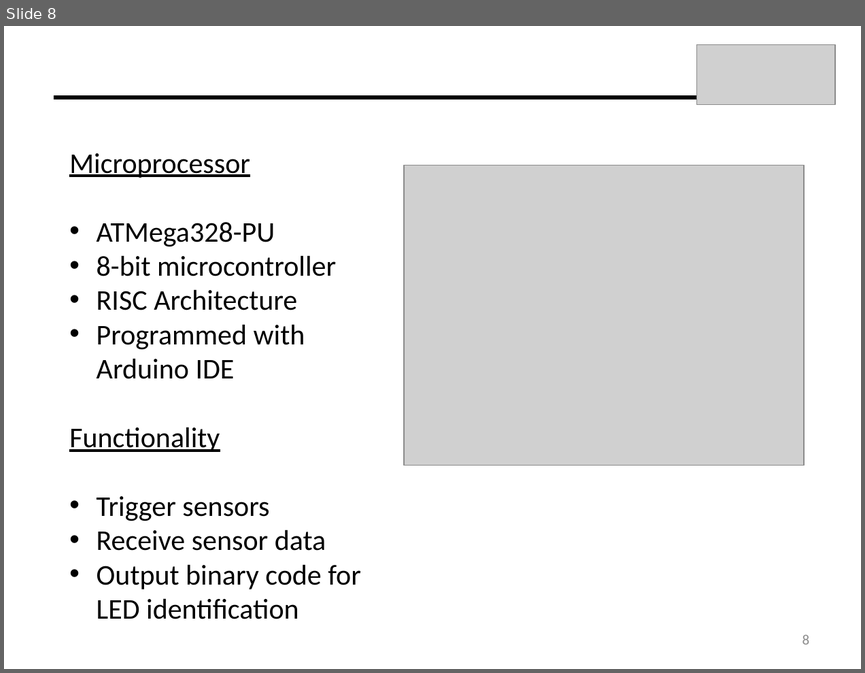
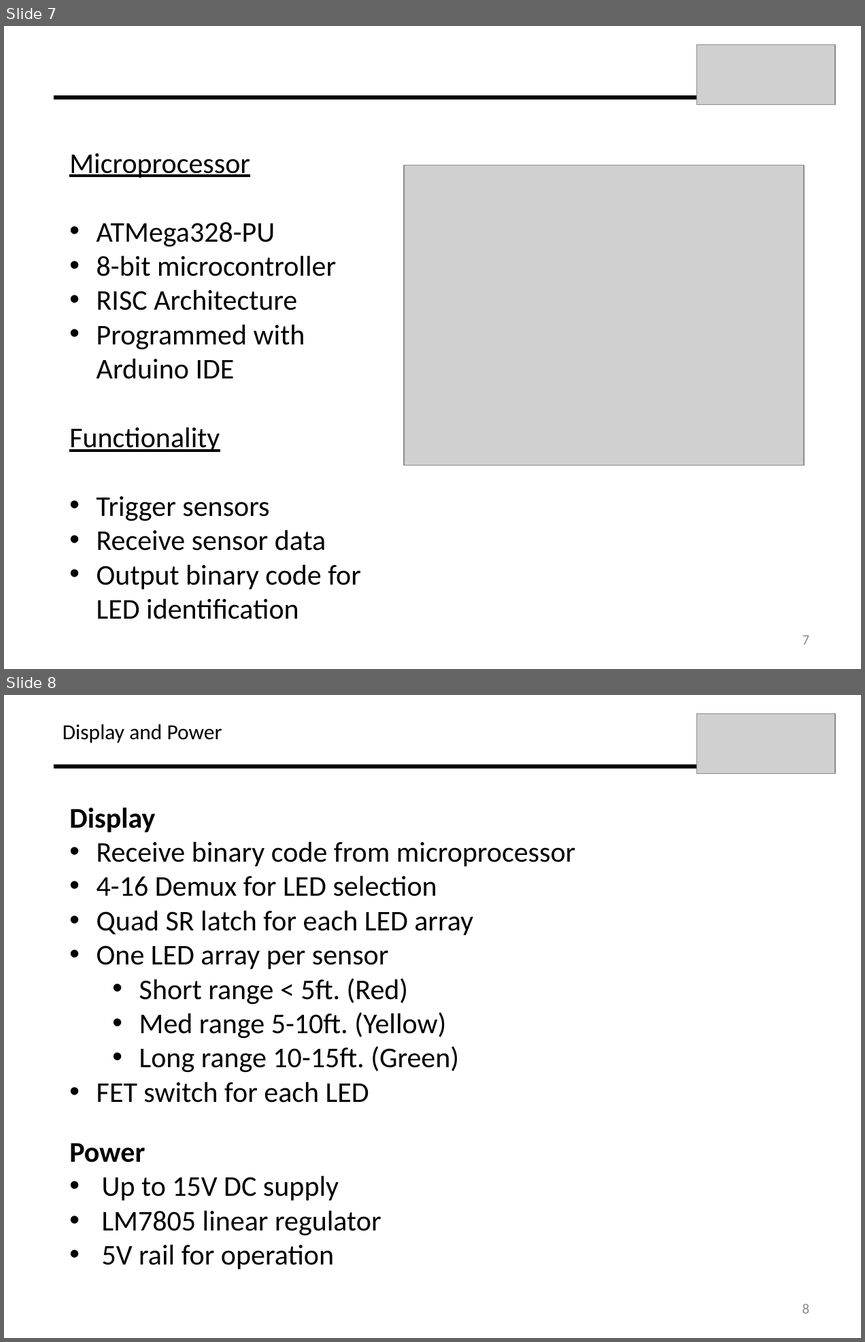
Before and after one commit to dfrister/Practicum2014, a slide deck: Presentation/T04_Presentation.pptx. Shown one above the other, each under a label of ours: slide 8 before the commit, slides 7 and 8 after it. The pictures are 865x673 and 865x1342 pixels, drawn with LibreOffice and Linux fonts; fonts in the diff are those of the drawing; grey boxes stand for pictures. Boxes give left, top, right and bottom in pixels: in the first picture for what was removed or moved away, otherwise in the second. Text is boxed around its words. In the diff, an @@ line names an element or a change of style, - is before the commit and + after.

```diff
--- a/Presentation/T04_Presentation.pptx
+++ b/Presentation/T04_Presentation.pptx
@@ slide 8 added at (4,695,861,1338), background #FFFFFF @@
@@ picture added at (696,714,835,774) @@
@@ text added at (62,724,222,743), 18 pt, text #000000 @@
+Display and Power
@@ line added from (696, 766) to (54, 766), #000000 3 pt @@
@@ text added at (69,807,575,1269), 24 pt, text #000000 @@
+Display
+• Receive binary code from microprocessor
+• 4-16 Demux for LED selection
+• Quad SR latch for each LED array
+• One LED array per sensor
+  • Short range < 5ft. (Red)
+  • Med range 5-10ft. (Yellow)
+  • Long range 10-15ft. (Green)
+• FET switch for each LED
+Power
+• Up to 15V DC supply
+• LM7805 linear regulator
+• 5V rail for operation
@@ page number added at (802,1304,810,1313), 12 pt, text #8C8C8C @@
+8
@@ what was slide 8 is now slide 7 @@
@@ page number at (802,635,810,644): text changed @@
-8
+7
```
Also in this commit, not shown: 2 slides changed, 5 other slides added, 5 slides removed, 5 other files.
